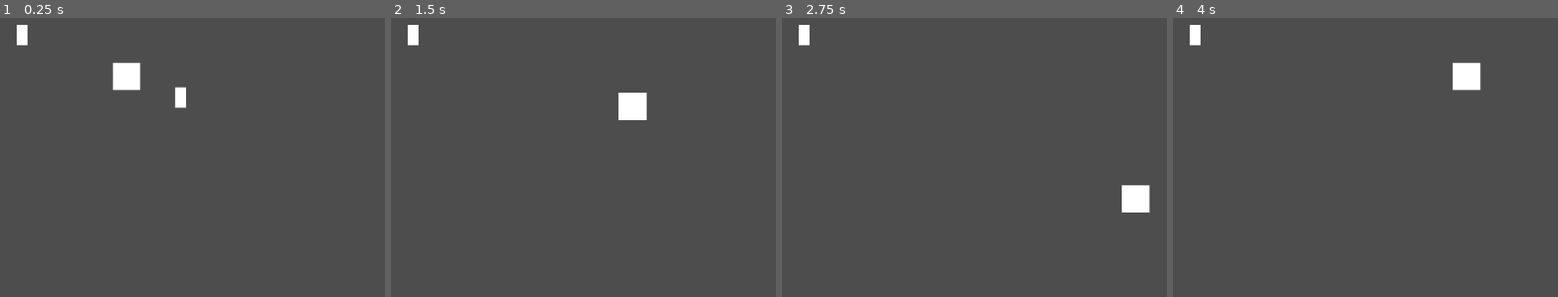
Above: before the commit, frames 1-4 (left to right).
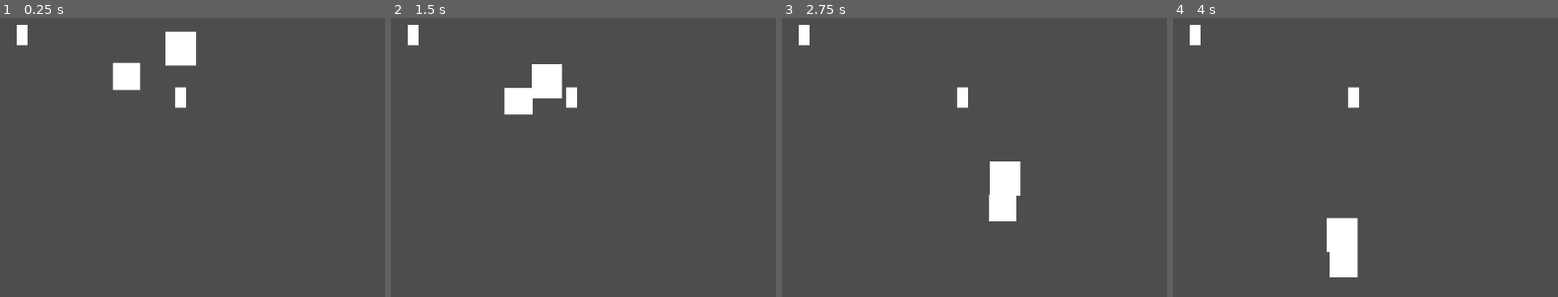
Above: after the commit, the same moments.

Repository: checkm8cat/spaceplane
Game: Godot game, scene res://game.tscn
The game is run twice, just before and just after one commit, with the same random seed, the same clock (stepped at 60 frames per second) and the same inputs.
Inputs:
- Up to frame 1 (0.25 s): no input
- Up to frame 2 (1.5 s): hold Right (Right) 0.53-1.28 s; hold S (Down) from 1.28 s (still down)
- Up to frame 3 (2.75 s): release S (Down) at 2.03 s; hold Right (Right) from 2.03 s (still down)
- Up to frame 4 (4 s): release Right (Right) at 2.78 s; hold W (Up) 2.78-3.53 s; hold A (Left) from 3.53 s (still down)

The runs differ from the first frame. In frame 1, 1.0% of the frame differs, in the area x 42-51%, y 4-18%; in frame 2, 2.7%; in frame 3, 2.6%; in frame 4, 2.7%, in the area x 39-81%, y 15-93%.

Commit message:
makes the enemy chase the player

Diff:
--- /dev/null
+++ b/Scripts/enemy_basic.gd
@@ -0,0 +1,14 @@
+extends CharacterBody2D
+
+var speed = 125
+@onready var player = get_tree().get_nodes_in_group("player")[0]
+
+
+
+# Called every frame. 'delta' is the elapsed time since the previous frame.
+func _physics_process(delta):
+	var direction = (player.position - position).normalized()
+	print(player.position)
+	print(position)
+	velocity = direction * speed
+	move_and_slide()
--- a/Scripts/powercell.gd
+++ b/Scripts/powercell.gd
@@ -1,4 +1,5 @@
 extends Area2D
+
 
 
 func _on_body_entered(body: Node2D) -> void:
--- /dev/null
+++ b/enemy_basic.tscn
@@ -0,0 +1,20 @@
+[gd_scene load_steps=4 format=3 uid="uid://pd0i6sgp3ptn"]
+
+[ext_resource type="Script" uid="uid://cgdjf32epdb8k" path="res://Scripts/enemy_basic.gd" id="1_20uc5"]
+
+[sub_resource type="CanvasTexture" id="CanvasTexture_kxokx"]
+
+[sub_resource type="RectangleShape2D" id="RectangleShape2D_g2x43"]
+size = Vector2(42, 46)
+
+[node name="Enemy basic" type="CharacterBody2D"]
+script = ExtResource("1_20uc5")
+
+[node name="Sprite2D" type="Sprite2D" parent="."]
+position = Vector2(-1, -1.19209e-07)
+scale = Vector2(44.737, 50)
+texture = SubResource("CanvasTexture_kxokx")
+
+[node name="CollisionShape2D" type="CollisionShape2D" parent="."]
+position = Vector2(-1, 0)
+shape = SubResource("RectangleShape2D_g2x43")
--- a/game.tscn
+++ b/game.tscn
@@ -1,9 +1,11 @@
-[gd_scene load_steps=3 format=3 uid="uid://qc84tbtx100j"]
+[gd_scene load_steps=4 format=3 uid="uid://qc84tbtx100j"]
 
 [ext_resource type="PackedScene" uid="uid://c0h7aehh3sj45" path="res://player.tscn" id="1_80nbo"]
 [ext_resource type="PackedScene" uid="uid://c0j738cucbee" path="res://powercell.tscn" id="2_e2o6t"]
+[ext_resource type="PackedScene" uid="uid://pd0i6sgp3ptn" path="res://enemy_basic.tscn" id="3_feb5d"]
 
 [node name="game" type="Node2D"]
+position = Vector2(-229, -105)
 
 [node name="player" parent="." instance=ExtResource("1_80nbo")]
 position = Vector2(229, 104)
@@ -17,3 +19,6 @@
 
 [node name="Powercell2" parent="." instance=ExtResource("2_e2o6t")]
 position = Vector2(308, 135)
+
+[node name="Enemy basic" parent="." instance=ExtResource("3_feb5d")]
+position = Vector2(337, 49)
--- a/player.tscn
+++ b/player.tscn
@@ -5,9 +5,9 @@
 [sub_resource type="CanvasTexture" id="CanvasTexture_sh265"]
 
 [sub_resource type="RectangleShape2D" id="RectangleShape2D_4flbx"]
-size = Vector2(105, 20)
+size = Vector2(102.42, 16.3934)
 
-[node name="player" type="CharacterBody2D"]
+[node name="player" type="CharacterBody2D" groups=["player"]]
 scale = Vector2(0.396667, 2.44)
 script = ExtResource("1_4flbx")
 
@@ -17,7 +17,8 @@
 texture = SubResource("CanvasTexture_sh265")
 
 [node name="CollisionShape2D" type="CollisionShape2D" parent="."]
-position = Vector2(-0.5, 0)
+position = Vector2(0.789938, -1.07484e-06)
+scale = Vector2(1, 1)
 shape = SubResource("RectangleShape2D_4flbx")
 
 [node name="Move_timer" type="Timer" parent="."]
Not shown, added: Scripts/enemy_basic.gd.uid
